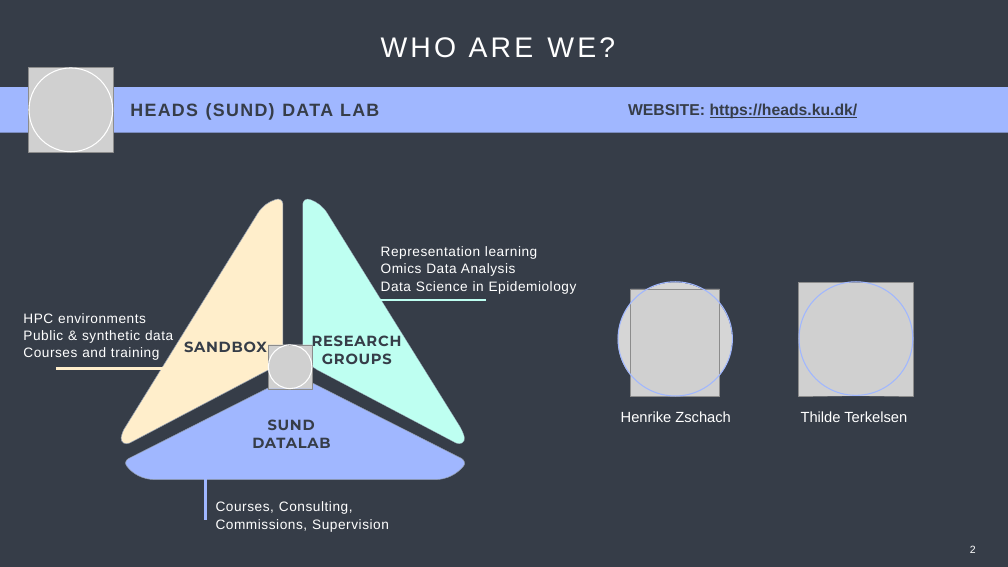
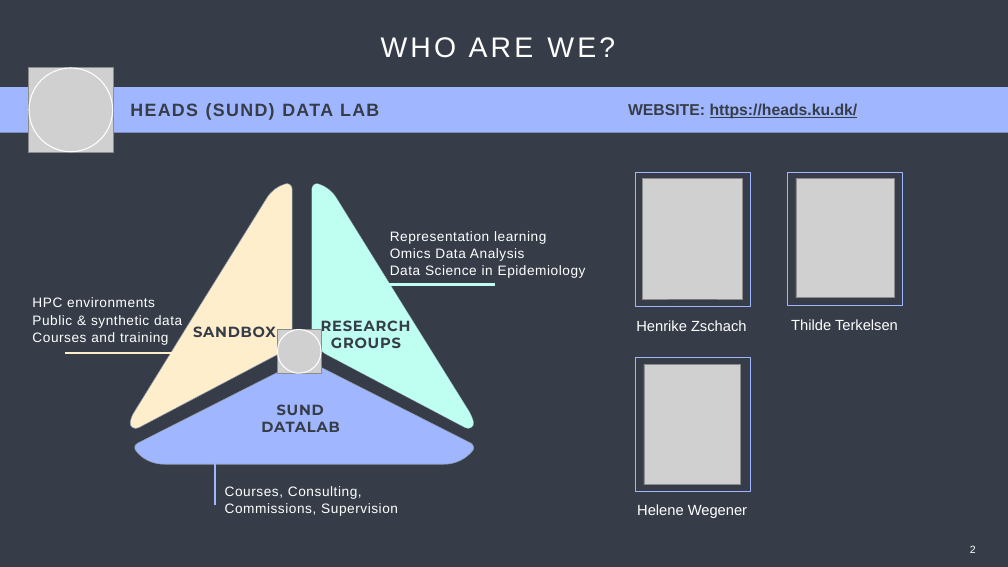
Before and after one commit to Center-for-Health-Data-Science/Just-Bash-It, a slide deck: slide 2 of Teachers/Just_Bash_It_Slideshow.pptx. Drawn at 1008x567 pixels with LibreOffice and Linux fonts; fonts in the diff are those of the drawing; grey boxes stand for pictures. Boxes give left, top, right and bottom in pixels: in the first picture for what was removed or moved away, otherwise in the second. Text is boxed around its words. In the diff, an @@ line names an element or a change of style, - is before the commit and + after.

```diff
--- a/Teachers/Just_Bash_It_Slideshow.pptx
+++ b/Teachers/Just_Bash_It_Slideshow.pptx
@@ rectangle added at <box>635,173,750,306</box>, outline #A0B7FF 2 pt @@
@@ picture: place and size @@
-picture at <box>631,289,720,397</box>
+picture at <box>642,179,742,299</box>
@@ rectangle added at <box>787,172,902,306</box>, outline #A0B7FF 2 pt @@
@@ picture: place and size @@
-picture at <box>798,283,913,396</box>
+picture at <box>796,179,894,298</box>
@@ 6 texts, 3 freeform shapes, 3 lines, 1 picture, 1 ellipse: place and size @@
-6 texts, 3 freeform shapes, 3 lines, 1 picture, 1 ellipse at <box>23,199,577,532</box>
+6 texts, 3 freeform shapes, 3 lines, 1 picture, 1 ellipse at <box>32,184,586,516</box>
@@ ellipse removed at <box>618,283,732,397</box> @@
@@ ellipse removed at <box>618,282,732,396</box> @@
@@ ellipse removed at <box>799,282,913,395</box> @@
@@ text "Henrike Zschach": place and size @@
-text "Henrike Zschach" at <box>621,411,731,422</box>
+text "Henrike Zschach" at <box>636,320,747,331</box>
@@ text "Thilde Terkelsen": place and size @@
-text "Thilde Terkelsen" at <box>801,411,907,422</box>
+text "Thilde Terkelsen" at <box>791,319,898,330</box>
@@ rectangle added at <box>635,358,750,491</box>, outline #A0B7FF 2 pt @@
@@ picture added at <box>644,365,740,485</box> @@
@@ text added at <box>637,504,747,518</box>, 28 pt, text #FFFFFF @@
+Helene Wegener
```
Also in this commit, not shown: 2 other slides changed, 1 other file.
